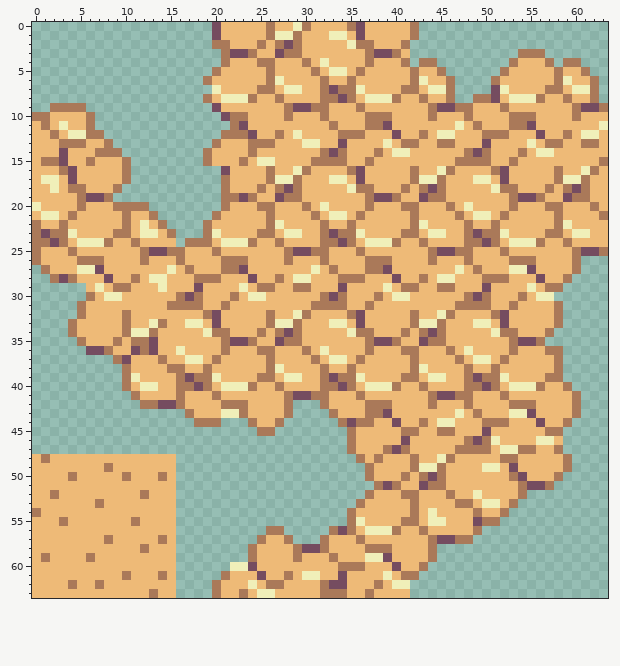
Pixel-art file, stored at 0031_dirt.aseprite. Above: the version before the commit.
64x64 pixels, 1 frame.
The same view after the edit:
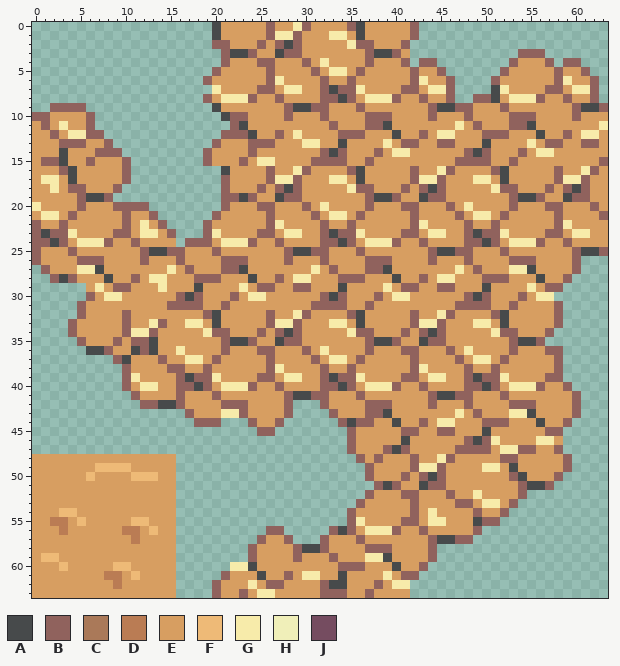
Palette (. is transparent): A #474a4b  B #90625d  C #aa7959  D #ba7c54  E #d79e61  F #eeba77  G #f7ebaa  H #f0efb9  J #754c60
Commit message: dirt and grass tile change of color
Edits made:
layer "Layer 4" added
Changed rows in their new state; - is an unchanged pixel.
Layers "Layer 4", "Layer 2", "Layer 1":
first column x 0:
 0 --------------------AEEEEEBEEGBEEEEBAEEEEEB---------------------
 1 --------------------AEEEEEBGGBEEEGGEAEEEEEB---------------------
 2 --------------------BBEEEBEBABEEEEEGBBEEEB----------------------
 3 ---------------------BAABEEABBEEEEEEEBAABE------------BBB-------
 4 ---------------------BEEEBBEEEBEGEEEEBEEEB-BB--------BEEEB-BB---
 5 --------------------BEEEEEBEEEEBEGGEBEEEEEBEEB------BEEEEEBEEB--
 6 -------------------BEEEEEEBGEEEEBEEBEEEEEEBGEEB----BEEEEEEBGEEB-
 7 --------------------GEEEEBBEGGEEBABBGEEEEBBEGGB----AGEEEEBBEGGB-
 8 -------------------BEGGGBEEBEEEEBBABEGGGBEEBEEB--BBAEGGGBEEBEEB-
 9 --BBBB--------------AEEEEEEEBAABBEEEBEEEEEEEBAABBEEEBEEEEEEEBAAB
10 BBEEEEB--------------ABBEEEEBEEEBEEEEBBBEEEEBEEEBEEEEBBBEEEEBEEE
11 EBEGEEB---------------BAEEEEEEEEEBEEEBBAEEEEEEEGEBEEEBBAEEEEEEEG
12 EEBEGGBB-------------BBBAEEBEGEEEEBBBEEEAEEBEGGEEEBBBEEEAEEBEGGE
13 EEEBBBEEB-----------BEEEBBBEEEGGEEAEEEEGEBBEEBBEEEAEEEEGEBBEEBBE
14 EEEAEEEBBB---------BEEEEBEEEEEEEBABEEEBEGGEEEEEEBABEEEBEGGEEEEEE
15 EBBAEEBEEEB--------BEEEBEGGEEEEBBBBEEBEEEEEEEEEBBBBEEBEEEEEEEEEB
16 EEEBAEEEEEB----------AEEEEBEEGBEEEEBAEEEEEBEEGBEEEEBAEEEEEBEEGBE
17 EGGEAEEEEEB----------BEEEEBGGBEEEGGEAEEEEEBGGBEEEGGEAEEEEEBGGBEE
18 EEGEBBEEEB-----------BEEEBEBABEEEEEGBBEEEBEBABEEEEEGBBEEEBEBABEE
19 EEEEEBAAB------------BBABEEABBEEEEEEEBAABEEABBEEEEEEEBAABEEABBEE
20 GEEEEBEEEBBBB--------BEEEBBEEEBEGEEEEBEEEBBEEEBEGEEEEBEEEBBEEEBE
21 EGGEBEEEEEBEEB------BEEEEEBEEEEBEGGEBEEEEEBEEEEBEGGEBEEEEEBEEEEB
22 BEEBEEEEEEBEGEB----BEEEEEEBGEEEEBEEBEEEEEEBGEEEEBEEBEEEEEEBGEEEE
23 BABBGEEEEBBEGGEB---BGEEEEBBEGGEEBABBGEEEEBBEGGEEBABBGEEEEBBEGGEE
24 BBABEGGGBEEBEEEE-BBBEGGGBEEBEEEEBBABEGGGBEEBEEEEBBABEGGGBEEBEEEE
25 BEEEBEEEEEEEBAABBEEEBEEEEEEEBAABBEEEBEEEEEEEBAABBEEEBEEEEEEEBAAB
26 BEEEEBBBEEEEBEEEBEEEEBBBEEEEBEEEBEEEEBBBEEEEBEEEBEEEEBBBEEEEB---
27 -BEEEGGAEEEEEEEGEBEEEBBAEEEEEEEGEBEEEBBAEEEEEEEGEBEEEGGAEEEEB---
28 --BABEEEAEEBEGGEEEBBBEEEAEEBEGGEEEBBBEEEAEEBEGGEEEBBBEEEAEEB----
29 ------EGEBBEEEGEEEAEEEEGEBBEEBBEEEAEEEEGEBBEEBBEEEAEEEEGEBB-----
30 ------BEGGEEEEEEBABEEEBEGGEEEEEEBABEEEBEGGEEEEEEBABEEEBEGG------
31 -----BEEEEEEEEEBBBBEEBEEEEEEEEEBBBBEEBEEEEEEEEEBBBBEEBEEEEB-----
32 -----BEEEEBEEEEEEEEBAEEEEEBEEGBEEEEBAEEEEEBEEGBEEEEBAEEEEEB-----
33 ----BEEEEEBEEGBEEGGEAEEEEEBGGBEEEGGEAEEEEEBGGBEEEGGEAEEEEEB-----
34 ----BEEEEEBGGBEEEEEGBBEEEBEBABEEEEEGBBEEEBEBABEEEEEGBBEEEB------
35 -----BEEEBEBBAEEEEEEEBAABEEABBEEEEEEEBAABEEABBEEEEEEEBAAB-------
36 ------AABEEABAEEGEEEEBEEEBBEEEBEGEEEEBEEEBBEEEBEGEEEEBEEEBB-----
37 ---------BAEEEBEEGGEBEEEEEBEEEEBEGGEBEEEEEBEEEEBEGGEBEEEEEB-----
38 ----------BEEEEBBEEBEEEEEEBGEEEEBEEBEEEEEEBGEEEEBEEBEEEEEEB-----
39 ----------BGEEEEBABBGEEEEBBEGGEEBABBGEEEEBBEGGEEBABBGEEEEBB-----
40 ----------BEGGEEBBABEGGGBEEBEEEEBBABEGGGBEEBEEEEBBABEGGGBEEB----
41 -----------BEEEEBEEEBEEEEEEEBAABBEEEBEEEEEEEBAABBEEEBEEEEEEEB---
42 ------------BBAABEEEEBBBEEEEB---BEEEEBBBEEEEBEEEBEEEEBBBEEEEB---
43 -----------------BEEEGGBEEEEB----BEEEBBAEEEEEEEGEBEEEGGAEEEEB---
44 ------------------BBB---BEEB------BABBEEAEEBEGGEEEBBBEEEAEEB----
45 -------------------------BB--------BEEEEEBBEEBBEEEAEEEEEEBB-----
46 -----------------------------------BEEEEEAEEEEEEBABGEEEEGGE-----
47 -----------------------------------BEEEBABEEEEEBBBBEGGBBEEB-----
48 EEEEEEEEEEEEEEEE--------------------BEBEEEBEEGBEEEEEBBEEEEEB----
49 EEEEEEE-F--EEEEE---------------------BEEEEBGGBEEEEGGEAEEEEEB----
50 EEEEEE-EEEE---EE---------------------BEEEBEBABEEEEEEEBAEEEB-----
51 EEEEEEEEEEEEEEEE----------------------BABEEABBEEEEEEEEBAAB------
52 EEEEEEEEEEEEEEEE---------------------BEEEBBEEEBEEGEEEEB---------
53 EEEEEEEEEEEEEEEE--------------------BEEEEEBEEEEBBEGGEB----------
54 EEE--EEEEEEEEEEE-------------------BEEEEEEBEGEEEEBEEB-----------
55 EEDDE-EEEEEF-EEE-------------------BGEEEEBBEGGEEEABB------------
56 EEEDEEEEEEDDE-EE----------BB-----BABEGGGBEEBEEEEEB--------------
57 EEEEEEEEEEEDEEEE---------BEEB---BEEEBEEEEEEEBAABB---------------
58 EEEEEEEEEEEEEEEE--------BEEEEBAABEEEEBBBEEEEB-------------------
59 EF-EEEEEEEEEEEEE--------BEEEEBEEEBEEEGGAEEEEB-------------------
60 EEE-EEEEE--EEEEE------GGAEEEEEEEEEBBBEEEAEEB--------------------
61 EEEEEEEEDDE-EEEE-----BEEEAEEBEGGEEAEEEEGEBB---------------------
62 EEEEEEEEEDEEEEEE----BEEEGEBBEEEEBAAEEEBEGG----------------------
63 EEEEEEEEEEEEEEEE----BEEBEGGEEEEEBBBEEBEEEE----------------------
